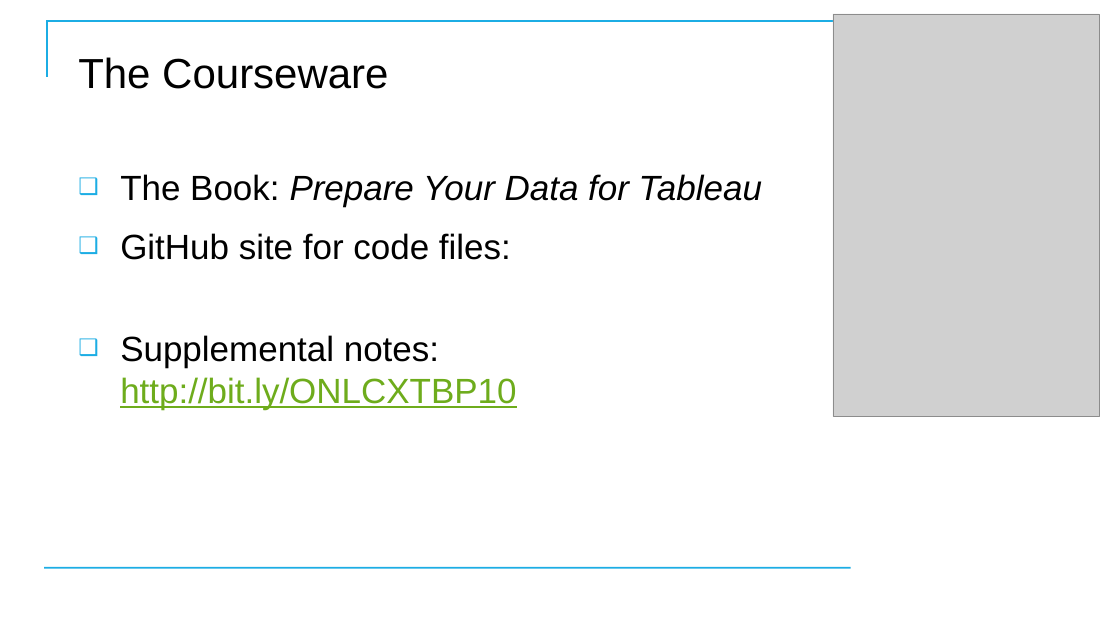
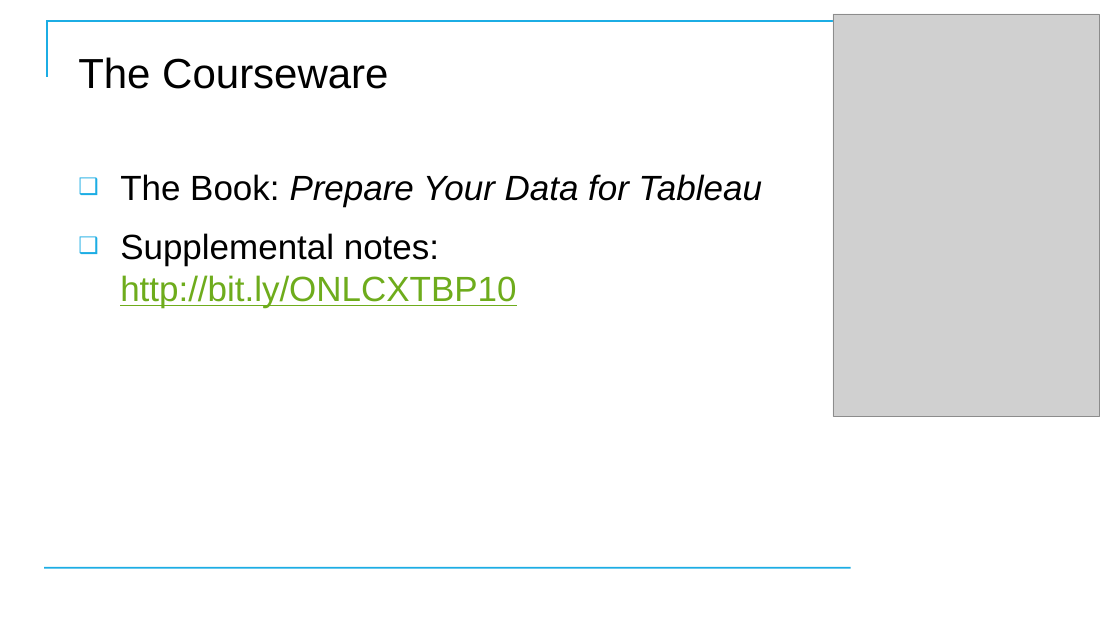
Before and after one commit to CostelloTechnicalConsulting/XTBP10---Tableau-Prep-Introduction, a slide deck: slide 5 of ppt/TableauPrepBuilderIntroV1_2.pptx. Drawn at 1120x630 pixels with LibreOffice and Linux fonts; fonts in the diff are those of the drawing; grey boxes stand for pictures; background and template pictures are left out. Boxes give left, top, right and bottom in pixels: in the first picture for what was removed or moved away, otherwise in the second. Text is boxed around its words. In the diff, an @@ line names an element or a change of style, - is before the commit and + after.

```diff
--- a/ppt/TableauPrepBuilderIntroV1_2.pptx
+++ b/ppt/TableauPrepBuilderIntroV1_2.pptx
@@ text at [120, 233, 511, 260]: paragraph removed @@
-❑ GitHub site for code files:
```
Also in this commit, not shown: 5 other slides changed, 1 slide added.
